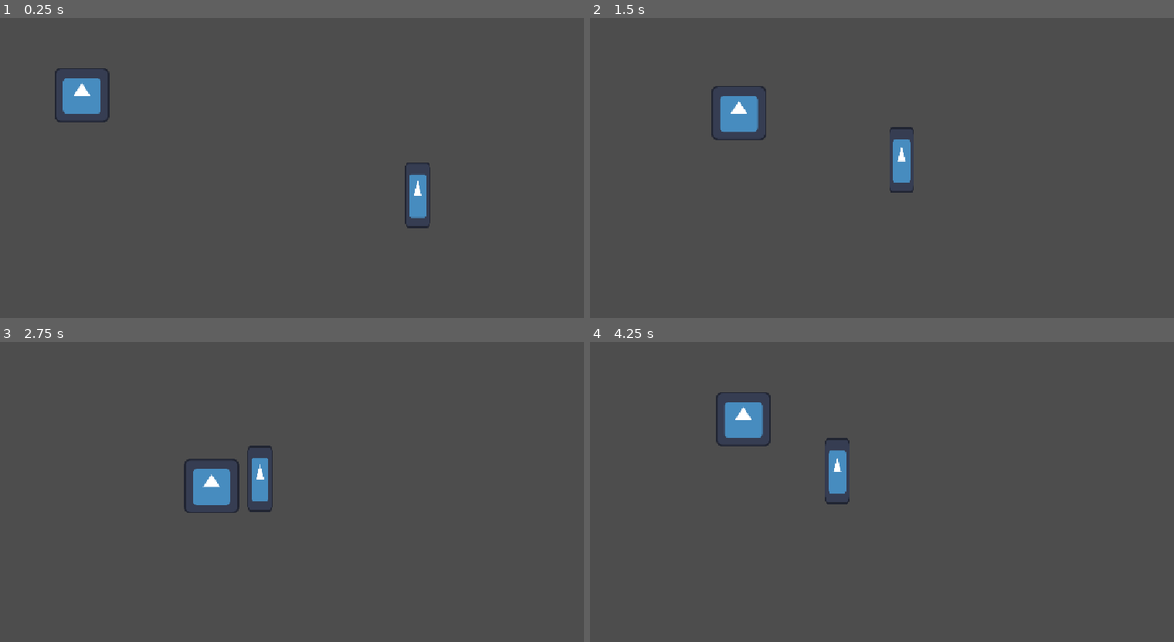
Above: before the commit, frames 1-4 (two rows, left to right).
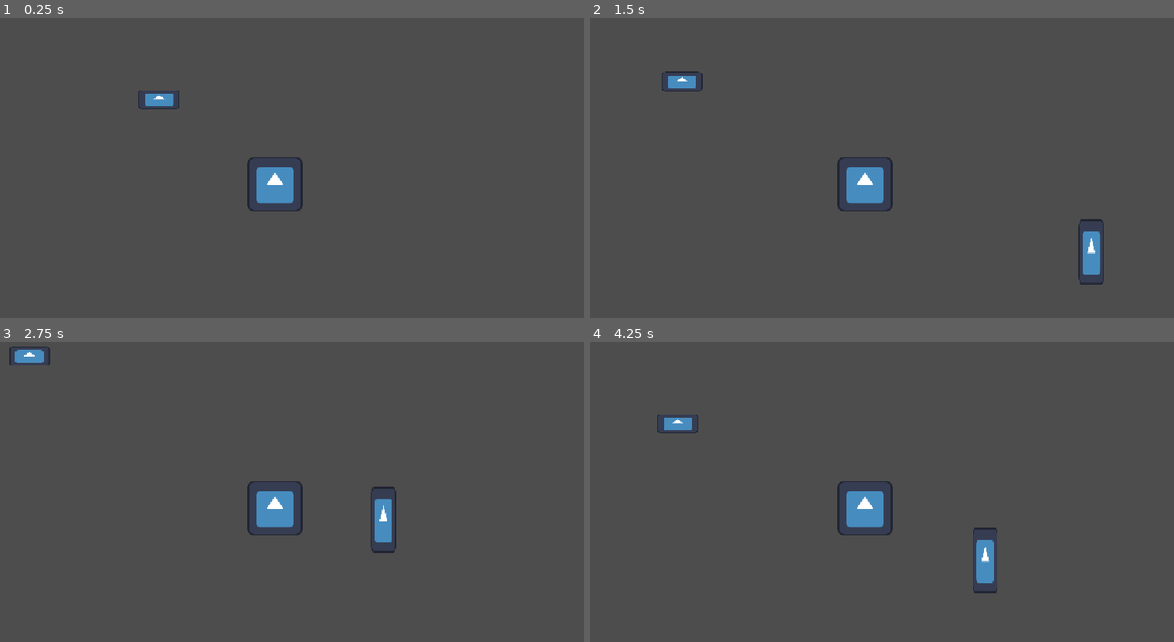
Above: after the commit, the same moments.

Repository: KxtR-27/CS414_SaveTheIdiot
Game: Godot game, scene res://main.tscn
Two runs of this game, one before a commit and one after it. Both use one fixed random seed, a clock stepped at 60 frames per second and the inputs below. The engine's default icon, where the game draws it, is replaced by a stand-in: a white triangle on a blue panel in a dark square.
Inputs:
- Up to frame 1 (0.25 s): no input
- Up to frame 2 (1.5 s): hold D (move_right) 0.53-1.28 s; tap Q (ability_1) at 0.6 s; hold S (move_down) from 1.28 s (still down); tap E (ability_2) at 1.35 s
- Up to frame 3 (2.75 s): release S (move_down) at 2.03 s; hold D (move_right) from 2.03 s (still down); tap Q (ability_1) at 2.1 s
- Up to frame 4 (4.25 s): release D (move_right) at 2.78 s; hold W (move_up) 2.78-3.53 s; tap E (ability_2) at 2.85 s; hold A (move_left) from 3.53 s (still down); tap Q (ability_1) at 3.6 s

The runs differ from the first frame. In frame 1, 2.7% of the frame differs, in the area x 9-74%, y 16-71%; in frame 2, 3.3%, in the area x 12-88%, y 17-89%; in frame 3, 3.1%; in frame 4, 3.2%.

Commit message:
Add target-switching by proximity to BaseEnemy

Diff:
--- a/godot/components/base_enemy/base_enemy.gd
+++ b/godot/components/base_enemy/base_enemy.gd
@@ -2,17 +2,14 @@
 extends CharacterBody2D
 
 
-@export var target: CharacterBody2D:
-	# elsewhere in the code and the engine, use `target = ...`
-	# to **trigger** this setter.
-	# in this file, you can use `self.target = ...`
-	# to **bypass** this setter.
-	set(changed):
-		print("new target:", changed)
-		target = changed
+@export_group("")
+@export var speed: float = 10000.0
 
-@export var speed: float = 10000.0
-@export var stop_at_distance: float = 200
+@export_group("Targeting")
+@export var target: CharacterBody2D
+@export var stop_at_distance_to_target: float = 200
+@export var switch_targets_when_new_target_scanned: bool = true
+
 
 @onready var target_scan_area := $TargetScanArea as Area2D
 @onready var target_polling_timer := $TargetPollingTimer as Timer
@@ -37,7 +34,7 @@
 	var distance: float = global_position.distance_to(target.global_position)
 
 	# move toward target unless too close (for testing)
-	if distance > stop_at_distance:
+	if distance > stop_at_distance_to_target:
 		self.velocity = speed * direction * delta
 		move_and_slide()
 	else:
@@ -45,7 +42,7 @@
 
 
 ## sorts targets by their closeness to this enemy
-func _sort_by_closeness(a: CharacterBody2D, b: CharacterBody2D) -> bool:
+func _sort_by_closeness(a: Node2D, b: Node2D) -> bool:
 	var a_dist_from_self: float = self.global_position.distance_to(a.global_position)
 	var b_dist_from_self: float = self.global_position.distance_to(b.global_position)
 	return a_dist_from_self < b_dist_from_self
@@ -72,3 +69,23 @@
 ## poll for target at regular interval set by [code]target_polling_timer[/code]
 func _on_target_polling_timer_timeout() -> void:
 	_poll_for_closest_target()
+
+
+## change targets when a valid target enters TargetScanArea
+func _on_target_scanned(body: Node2D) -> void:
+	# if not switching targets, return early
+	if not switch_targets_when_new_target_scanned:
+		print("scanned a new target, but scan-switching is disabled")
+		return
+	# if already targeting the body, return early
+	elif body == target:
+		print("already targeting the scanned body")
+		return
+	# if the body isn't a valid target, return early
+	elif not get_tree().get_nodes_in_group("targets").has(body):
+		print("scanned body is not a target")
+		return
+	# otherwise, we are scanning, the body is new to us, and it's a valid target
+	else:
+		print("scanned new target:", body.name, body)
+		target = body
--- a/godot/components/base_enemy/base_enemy.tscn
+++ b/godot/components/base_enemy/base_enemy.tscn
@@ -11,6 +11,7 @@
 
 [node name="BaseEnemy" type="CharacterBody2D" unique_id=1599695685]
 scale = Vector2(0.9599999, 0.9599999)
+collision_layer = 2
 script = ExtResource("1_72wxb")
 metadata/_edit_group_ = true
 
@@ -26,6 +27,7 @@
 [node name="TargetPollingTimer" type="Timer" parent="." unique_id=663462017]
 
 [node name="TargetScanArea" type="Area2D" parent="." unique_id=1541520317]
+collision_layer = 2
 monitorable = false
 metadata/_edit_lock_ = true
 
@@ -35,4 +37,4 @@
 debug_color = Color(0, 0.6, 0.69803923, 0.19215687)
 
 [connection signal="timeout" from="TargetPollingTimer" to="." method="_on_target_polling_timer_timeout"]
-[connection signal="body_entered" from="TargetScanArea" to="." method="_on_area_2d_body_entered"]
+[connection signal="body_entered" from="TargetScanArea" to="." method="_on_target_scanned"]
--- a/godot/components/base_player/base_player.tscn
+++ b/godot/components/base_player/base_player.tscn
@@ -6,7 +6,7 @@
 [sub_resource type="CircleShape2D" id="CircleShape2D_llgru"]
 radius = 50.0
 
-[node name="BasePlayer" type="CharacterBody2D" unique_id=72684832]
+[node name="BasePlayer" type="CharacterBody2D" unique_id=72684832 groups=["targets"]]
 script = ExtResource("1_qp1xa")
 metadata/_edit_group_ = true
 
@@ -26,7 +26,6 @@
 one_shot = true
 
 [node name="Camera" type="Camera2D" parent="." unique_id=1574301220]
-enabled = false
 
 [connection signal="timeout" from="Cooldowns/Ability1Cooldown" to="." method="_on_ability_1_cooldown_timeout"]
 [connection signal="timeout" from="Cooldowns/Ability2Cooldown" to="." method="_on_ability_2_cooldown_timeout"]
--- /dev/null
+++ b/godot/components/dummy.tscn
@@ -0,0 +1,16 @@
+[gd_scene format=3 uid="uid://btj6dn8liccai"]
+
+[ext_resource type="Texture2D" uid="uid://mm4p6mieif4v" path="res://icon.svg" id="1_svsd3"]
+
+[sub_resource type="RectangleShape2D" id="RectangleShape2D_sc5ck"]
+size = Vector2(76, 36)
+
+[node name="Dummy" type="CharacterBody2D" unique_id=739114351 groups=["targets"]]
+metadata/_edit_group_ = true
+
+[node name="Sprite" type="Sprite2D" parent="." unique_id=1262732320]
+scale = Vector2(0.6, 0.27999938)
+texture = ExtResource("1_svsd3")
+
+[node name="Shape" type="CollisionShape2D" parent="." unique_id=306681969]
+shape = SubResource("RectangleShape2D_sc5ck")
--- a/godot/main.tscn
+++ b/godot/main.tscn
@@ -1,12 +1,17 @@
 [gd_scene format=3 uid="uid://jp4phtq15x75"]
 
 [ext_resource type="PackedScene" uid="uid://8ojtytwbd10o" path="res://components/base_player/base_player.tscn" id="1_0xm2m"]
+[ext_resource type="PackedScene" uid="uid://btj6dn8liccai" path="res://components/dummy.tscn" id="3_1bvp3"]
 [ext_resource type="PackedScene" uid="uid://d1ks7xuvlpa75" path="res://components/base_enemy/base_enemy.tscn" id="3_h2yge"]
 
 [node name="Main" type="Node2D" unique_id=218919239]
 
-[node name="BasePlayer" parent="." unique_id=72684832 groups=["targets"] instance=ExtResource("1_0xm2m")]
+[node name="BasePlayer" parent="." unique_id=72684832 instance=ExtResource("1_0xm2m")]
 position = Vector2(216, 158)
 
 [node name="BaseEnemy" parent="." unique_id=1599695685 instance=ExtResource("3_h2yge")]
 position = Vector2(881, 356)
+speed = 5000.0
+switch_targets_when_new_target_scanned = false
+
+[node name="Dummy" parent="." unique_id=689230559 instance=ExtResource("3_1bvp3")]
